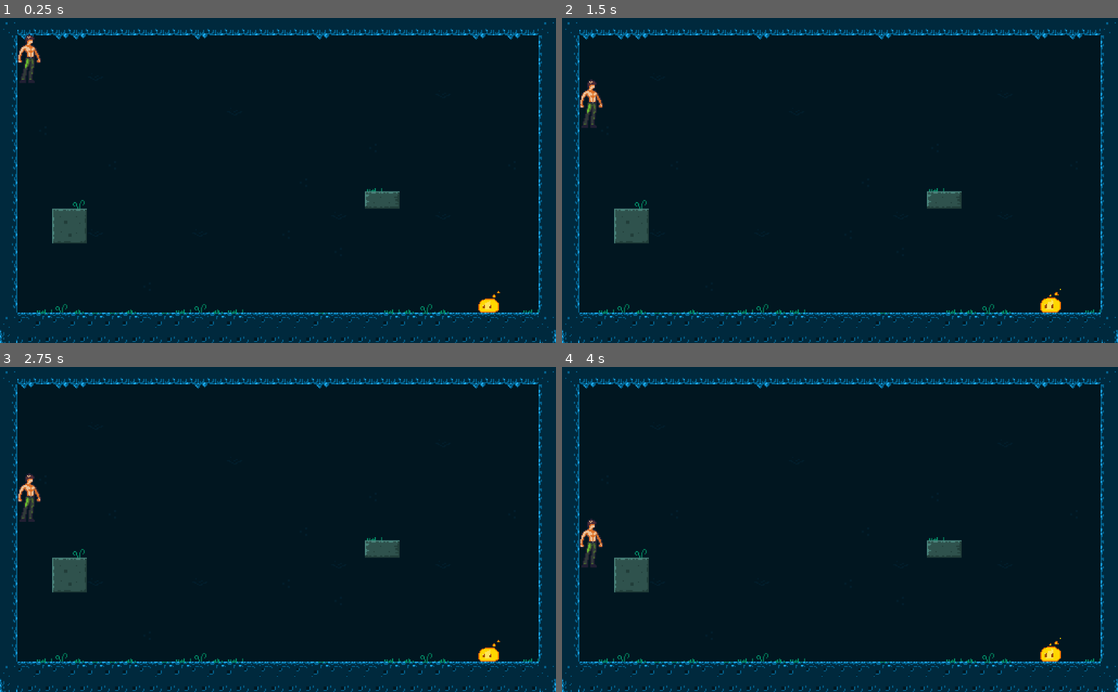
Above: before the commit, frames 1-4 (two rows, left to right).
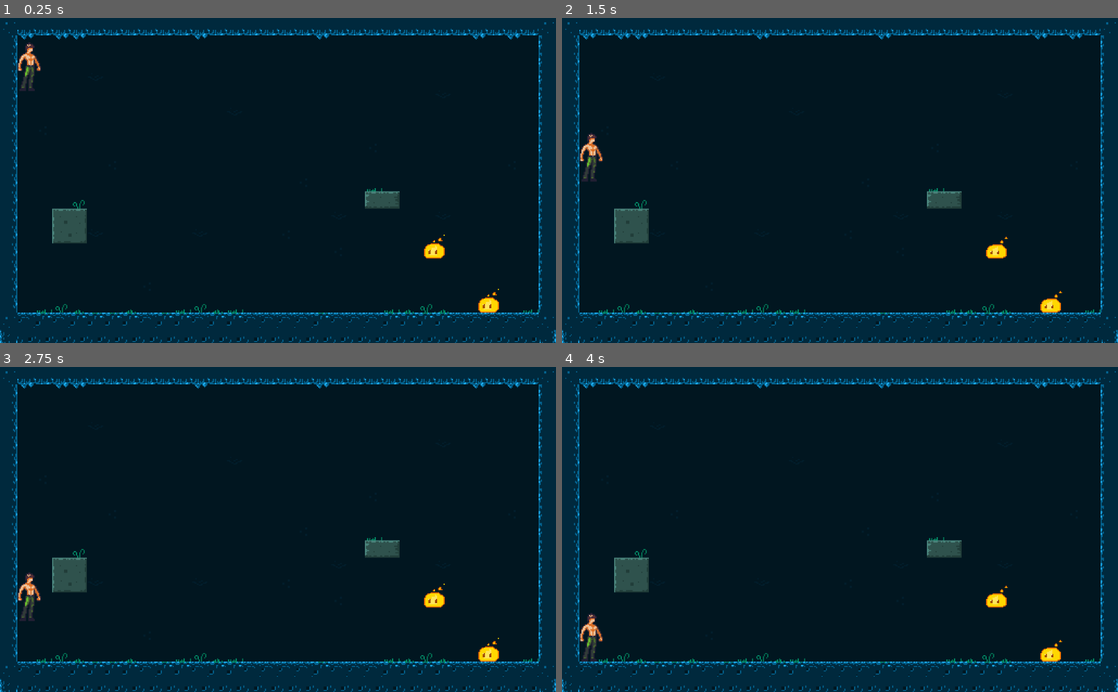
Above: after the commit, the same moments.

Repository: isabellaboone/Godot-Game
Game: Godot game, scene res://Runner.tscn
The game is run twice, just before and just after one commit, with the same random seed, the same clock (stepped at 60 frames per second) and the same inputs.
Inputs (mouse positions are in pixels of both pictures, inside the frame that each line leads up to):
- Up to frame 1 (0.25 s): no input
- Up to frame 2 (1.5 s): move the mouse to (962, 164) at 0.52 s; hold Right (ui_right) 0.53-1.28 s; click (962, 164) at 0.67 s; move the mouse to (728, 196) at 1.27 s; hold Down (ui_down) from 1.28 s (still down); click (728, 196) at 1.42 s
- Up to frame 3 (2.75 s): move the mouse to (333, 458) at 2.02 s; release Down (ui_down) at 2.03 s; hold Right (ui_right) from 2.03 s (still down); click (333, 458) at 2.17 s
- Up to frame 4 (4 s): move the mouse to (812, 594) at 2.77 s; release Right (ui_right) at 2.78 s; hold Up (ui_up) 2.78-3.53 s; click (812, 594) at 2.92 s; move the mouse to (1006, 578) at 3.52 s; hold Left (ui_left) from 3.53 s (still down); click (1006, 578) at 3.67 s

The runs differ from the first frame. In frame 1, 0.6% of the frame differs, in the area x 3-90%, y 4-91%; in frame 2, 0.9%; in frame 3, 0.9%, in the area x 3-90%, y 32-91%; in frame 4, 0.9%.

Commit message:
hitboxes

Diff:
--- /dev/null
+++ b/FireSlime.gd
@@ -0,0 +1,30 @@
+extends KinematicBody2D
+
+
+# Declare member variables here. Examples:
+# var a = 2
+# var b = "text"
+var hp = 10
+
+# Called when the node enters the scene tree for the first time.
+func _ready():
+	pass # Replace with function body.
+
+
+# Called every frame. 'delta' is the elapsed time since the previous frame.
+#func _process(delta):
+#	pass
+
+
+func _on_HurtBox_area_entered(area):
+	print("ow")
+	get_node("dead").visible = true
+	get_node("standing").visible = false
+	pass # Replace with function body.
+
+
+func _on_HurtBox_area_shape_entered(area_id, area, area_shape, self_shape):
+	print("oof")
+	get_node("dead").visible = true
+	get_node("standing").visible = false
+	pass # Replace with function body.
--- a/FireSlime.tscn
+++ b/FireSlime.tscn
@@ -1,6 +1,7 @@
-[gd_scene load_steps=15 format=2]
+[gd_scene load_steps=19 format=2]
 
 [ext_resource path="res://Assets/messy.png" type="Texture" id=1]
+[ext_resource path="res://FireSlime.gd" type="Script" id=2]
 
 [sub_resource type="RectangleShape2D" id=1]
 extents = Vector2( 9.02368, 6.48806 )
@@ -66,8 +67,25 @@
 "speed": 12.0
 } ]
 
+[sub_resource type="CapsuleShape2D" id=14]
+radius = 6.49306
+height = 7.08308
+
+[sub_resource type="AtlasTexture" id=15]
+atlas = ExtResource( 1 )
+region = Rect2( 259, 0, 37, 32 )
+
+[sub_resource type="SpriteFrames" id=16]
+animations = [ {
+"frames": [ SubResource( 15 ) ],
+"loop": true,
+"name": "default",
+"speed": 5.0
+} ]
+
 [node name="FireSlime" type="KinematicBody2D"]
 scale = Vector2( 2, 2 )
+script = ExtResource( 2 )
 
 [node name="CollisionShape2D" type="CollisionShape2D" parent="."]
 shape = SubResource( 1 )
@@ -75,6 +93,7 @@
 [node name="standing" type="AnimatedSprite" parent="."]
 position = Vector2( -4, -8.5 )
 frames = SubResource( 4 )
+frame = 1
 playing = true
 
 [node name="walking" type="AnimatedSprite" parent="."]
@@ -82,5 +101,19 @@
 position = Vector2( -4, -8.5 )
 frames = SubResource( 13 )
 animation = "New Anim"
-frame = 3
+frame = 7
 playing = true
+
+[node name="HurtBox" type="Area2D" parent="."]
+collision_layer = 2147483649
+
+[node name="Node2D" type="CollisionShape2D" parent="HurtBox"]
+rotation = 1.5708
+shape = SubResource( 14 )
+
+[node name="dead" type="AnimatedSprite" parent="."]
+visible = false
+position = Vector2( -4, -8.5 )
+frames = SubResource( 16 )
+[connection signal="area_entered" from="HurtBox" to="." method="_on_HurtBox_area_entered"]
+[connection signal="area_shape_entered" from="HurtBox" to="." method="_on_HurtBox_area_shape_entered"]
--- a/GameScene.gd
+++ b/GameScene.gd
@@ -17,6 +17,10 @@
 	fireslime.position = Vector2(900, 531)
 	add_child(fireslime)
 
+	var fireslime2 = fireslime_scene.instance()
+	fireslime2.position = Vector2(800, 431)
+	add_child(fireslime2)
+
 
 # Called every frame. 'delta' is the elapsed time since the previous frame.
 #func _process(delta):
--- a/Player.gd
+++ b/Player.gd
@@ -1,11 +1,16 @@
 extends KinematicBody2D
 
-const GRAVITY = 4000
+const GRAVITY = 8000
 var velocity = Vector2()
 export (int) var speed = 0
 var max_speed = 300
 var acceleration = 500
 var moving = false
+
+onready var run = get_node("Run")
+onready var stand = get_node("Stand")
+onready var squat = get_node("Squat")
+onready var punch = get_node("Punch")
 
 # Called when the node enters the scene tree for the first time.
 func _ready():
@@ -22,48 +27,35 @@
 		speed = max_speed
 
 	#moving check so stand() isnt called if another key is still being pressed
-	moving = false
 
 	# Move with WASD
 	# Replace with input map eventually
-	if Input.is_key_pressed(KEY_A):
-		run()
-		velocity.x = -speed #
-		get_node("Run").flip_h = true
-		get_node("Stand").flip_h = true
-		get_node("dust_particle_left").emitting = true
+	if Input.is_mouse_button_pressed(2):
+			punch()
+	else:
+		moving = false
+		if Input.is_key_pressed(KEY_A):
+			run()
+			flipLeft()
+			velocity.x = -speed #
+			get_node("dust_particle_left").emitting = true
 
-	if Input.is_key_pressed(KEY_D):
-		run()
-		velocity.x = speed #
-		get_node("Run").flip_h = false
-		get_node("Stand").flip_h = false
-		get_node("dust_particle_right").emitting = true
+		if Input.is_key_pressed(KEY_D):
+			run()
+			flipRight()
+			velocity.x = speed #
+			get_node("dust_particle_right").emitting = true
 
-	if Input.is_key_pressed(KEY_W):
-		run()
-		velocity.y = -speed*2 #
+		if Input.is_key_pressed(KEY_W):
+			run()
+			velocity.y = -speed*2 #
 
-	if Input.is_key_pressed(KEY_S):
-		run()
-		velocity.y += speed*2 #
+		if Input.is_key_pressed(KEY_S):
+			squat()
+			#velocity.y += speed*2 #
 
-	if Input.is_action_just_released("ui_left"):
 		if !moving:
 			stand()
-
-	if Input.is_action_just_released("ui_right"):
-		if !moving:
-			stand()
-
-	if Input.is_action_just_released("ui_up"):
-		if !moving:
-			stand()
-
-	if Input.is_action_just_released("ui_down"):
-		if !moving:
-			stand()
-
 
 
 func _physics_process(delta):
@@ -72,19 +64,60 @@
 
 func run():
 	moving = true
-	get_node("Run").visible = true;
-	get_node("Squat").visible = false;
-	get_node("Stand").visible = false;
-	get_node("Punch").visible = false;
+	run.visible = true;
+	squat.visible = false;
+	stand.visible = false;
+	punch.visible = false;
 
 func stand():
 	moving = false
 	speed = 0
-	get_node("Run").visible = false;
-	get_node("Squat").visible = false;
-	get_node("Stand").visible = true;
+	run.visible = false;
+	squat.visible = false;
+	stand.visible = true;
 	get_node("Punch").visible = false;
+
+func punch():
+	velocity = Vector2(0, 0)
+	run.visible = false;
+	squat.visible = false;
+	stand .visible = false;
+	punch.visible = true
+	get_node("Punch_HitBox/punch_collision").disabled = false
+	punch.play();
+	yield(punch, "animation_finished")
+	get_node("Punch_HitBox/punch_collision").disabled = true
+
+func flipLeft():
+	run.flip_h = true
+	stand.flip_h = true
+	squat.flip_h = true
+	punch.flip_h = true
+
+func flipRight():
+	run.flip_h = false
+	stand.flip_h = false
+	squat.flip_h = false
+	punch.flip_h = false
+
+func squat():
+	moving = true
+	run.visible = false;
+	squat.visible = true;
+	stand.visible = false;
+	punch.visible = false;
 
 # Called every frame. 'delta' is the elapsed time since the previous frame.
 #func _process(delta):
 #	pass
+
+
+func _on_Punch_HitBox_area_entered(area):
+	pass # Replace with function body.
+
+
+func _on_Punch_HitBox_area_shape_entered(area_id, area, area_shape, self_shape):
+	print("attack!")
+	print(area_id)
+	print(area)
+	pass # Replace with function body.
--- a/Player.tscn
+++ b/Player.tscn
@@ -83,7 +83,7 @@
 "frames": [ SubResource( 12 ), SubResource( 13 ), SubResource( 14 ), SubResource( 15 ) ],
 "loop": true,
 "name": "punch",
-"speed": 12.0
+"speed": 8.0
 } ]
 
 [sub_resource type="Curve" id=17]
@@ -102,6 +102,9 @@
 orbit_velocity_random = 0.0
 scale_curve = SubResource( 18 )
 
+[sub_resource type="CapsuleShape2D" id=20]
+height = 30.0
+
 [node name="Player" type="KinematicBody2D"]
 scale = Vector2( 2, 2 )
 script = ExtResource( 1 )
@@ -111,6 +114,7 @@
 shape = SubResource( 1 )
 
 [node name="Run" type="AnimatedSprite" parent="."]
+visible = false
 frames = SubResource( 16 )
 animation = "run"
 frame = 5
@@ -118,7 +122,6 @@
 centered = false
 
 [node name="Stand" type="AnimatedSprite" parent="."]
-visible = false
 frames = SubResource( 16 )
 animation = "stand"
 playing = true
@@ -135,6 +138,7 @@
 visible = false
 frames = SubResource( 16 )
 animation = "punch"
+frame = 2
 playing = true
 centered = false
 
@@ -158,3 +162,14 @@
 explosiveness = 0.5
 process_material = SubResource( 19 )
 texture = ExtResource( 3 )
+
+[node name="Punch_HitBox" type="Area2D" parent="."]
+collision_layer = 2147483648
+collision_mask = 2147483648
+
+[node name="punch_collision" type="CollisionShape2D" parent="Punch_HitBox"]
+position = Vector2( 38, 23 )
+shape = SubResource( 20 )
+disabled = true
+[connection signal="area_entered" from="Punch_HitBox" to="." method="_on_Punch_HitBox_area_entered"]
+[connection signal="area_shape_entered" from="Punch_HitBox" to="." method="_on_Punch_HitBox_area_shape_entered"]
Not shown: 1 places in Player.tscn that only renumber resources
